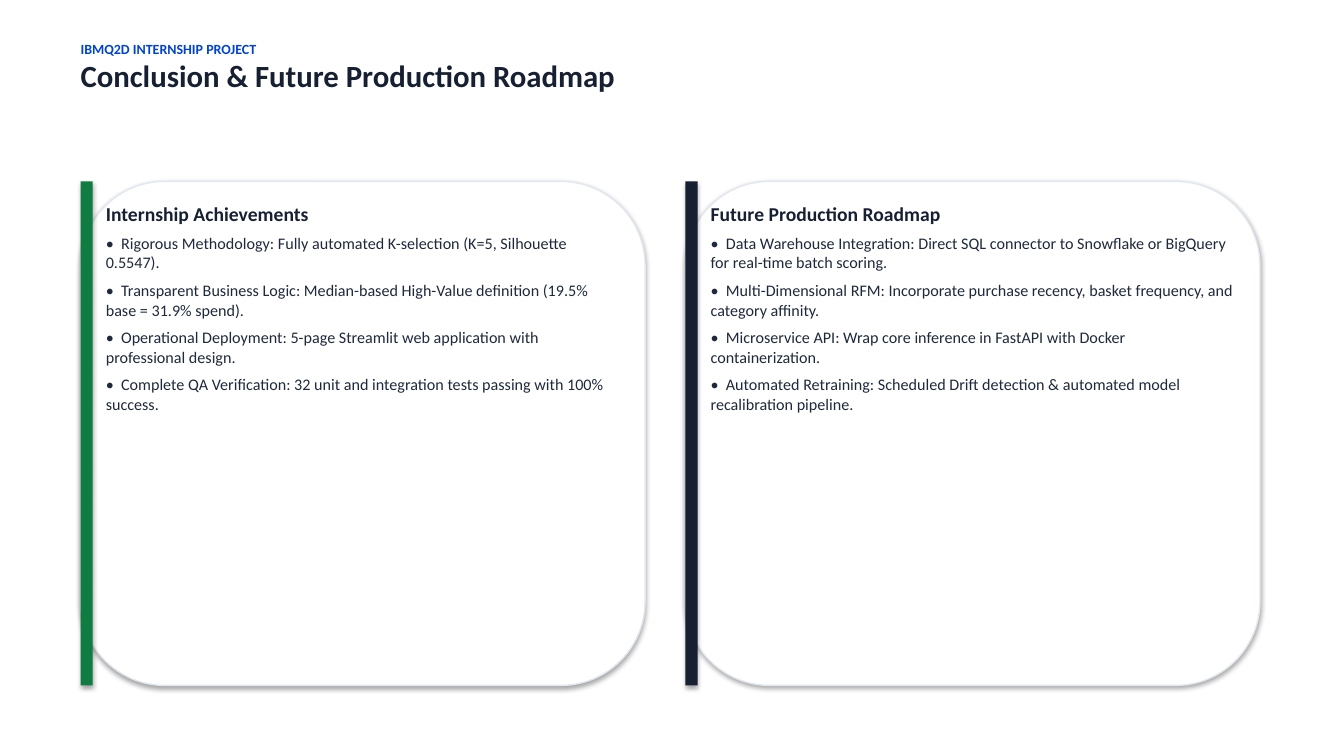
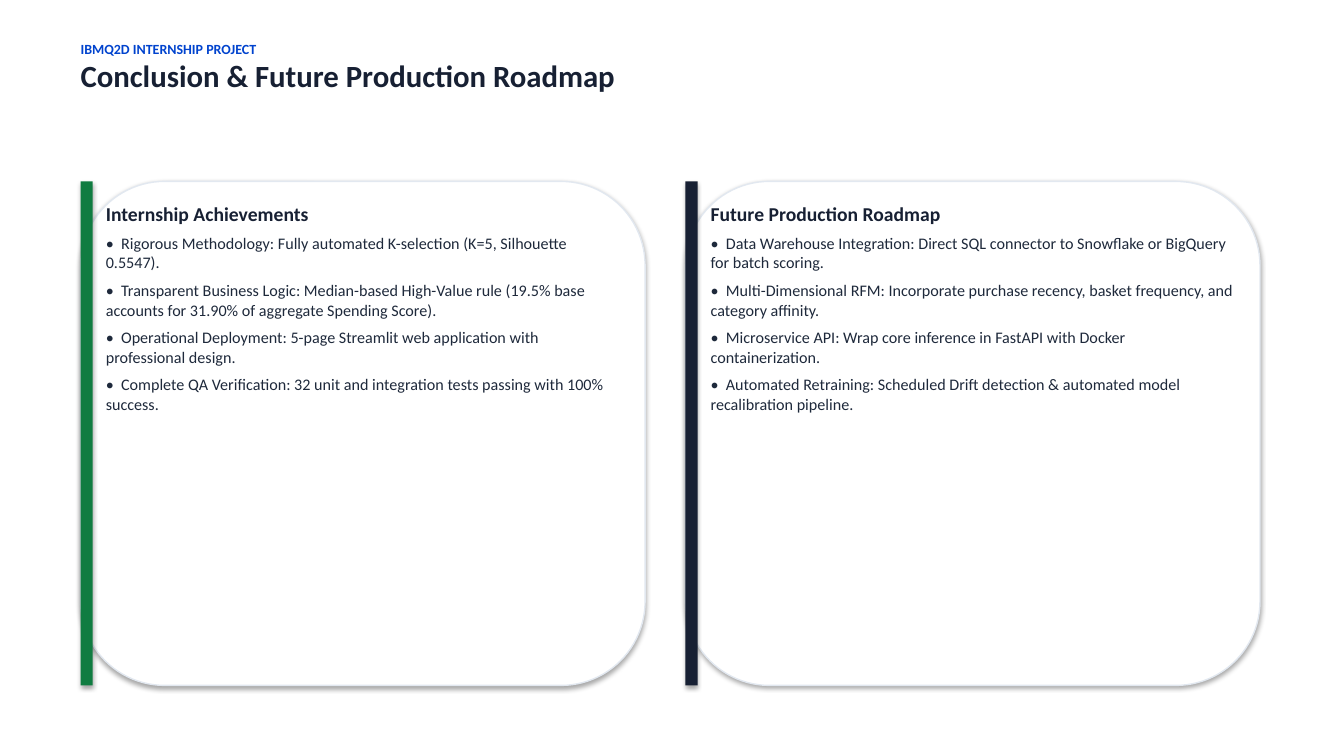
Before and after one commit to karthikeyangullipalli/IBM_Q2D_MultiSegmentCustomerRetailAnalysis, a slide deck: slide 15 of docs/presentation.pptx. Drawn at 1344x756 pixels with LibreOffice and Linux fonts; fonts in the diff are those of the drawing. Boxes give left, top, right and bottom in pixels: in the first picture for what was removed or moved away, otherwise in the second. Text is boxed around its words. In the diff, an @@ line names an element or a change of style, - is before the commit and + after.

```diff
--- a/docs/presentation.pptx
+++ b/docs/presentation.pptx
@@ text at [711,237,1226,271]: text changed @@
-• Data Warehouse Integration: Direct SQL connector to Snowflake or BigQuery for real-time batch scoring.
+• Data Warehouse Integration: Direct SQL connector to Snowflake or BigQuery for batch scoring.
@@ text at [106,284,585,319]: text changed @@
-• Transparent Business Logic: Median-based High-Value definition (19.5% base = 31.9% spend).
+• Transparent Business Logic: Median-based High-Value rule (19.5% base accounts for 31.90% of aggregate Spending Score).
```
Also in this commit, not shown: 9 other slides changed, 12 other files.
